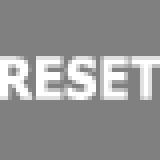
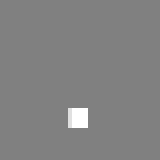
Two versions of the same layered image (160px x 160px). Layer-by-layer changes:
hid "RESET" over [0, 56, 160, 100]
added layer "." above "=" over [68, 108, 88, 128]
